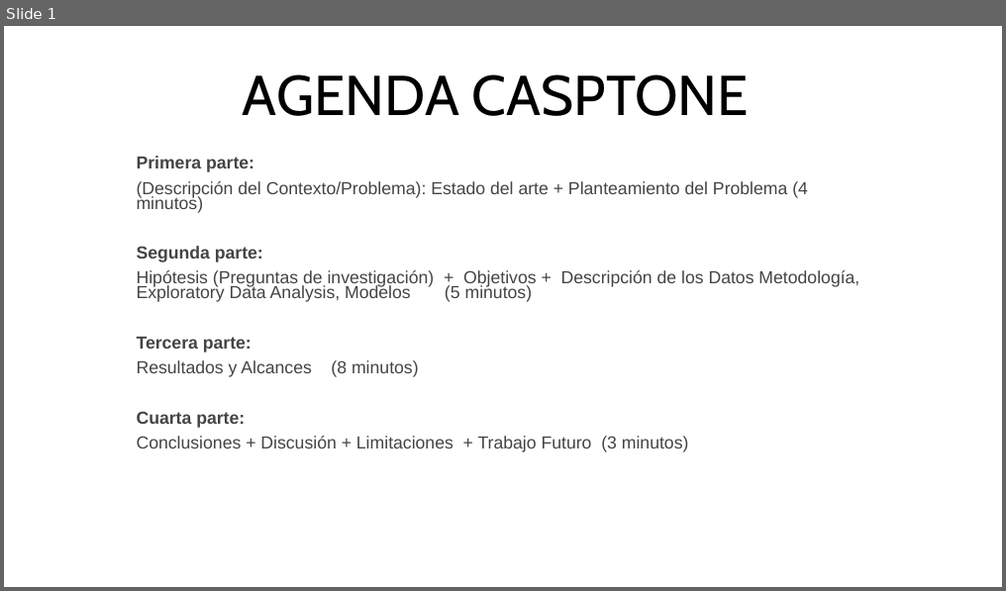
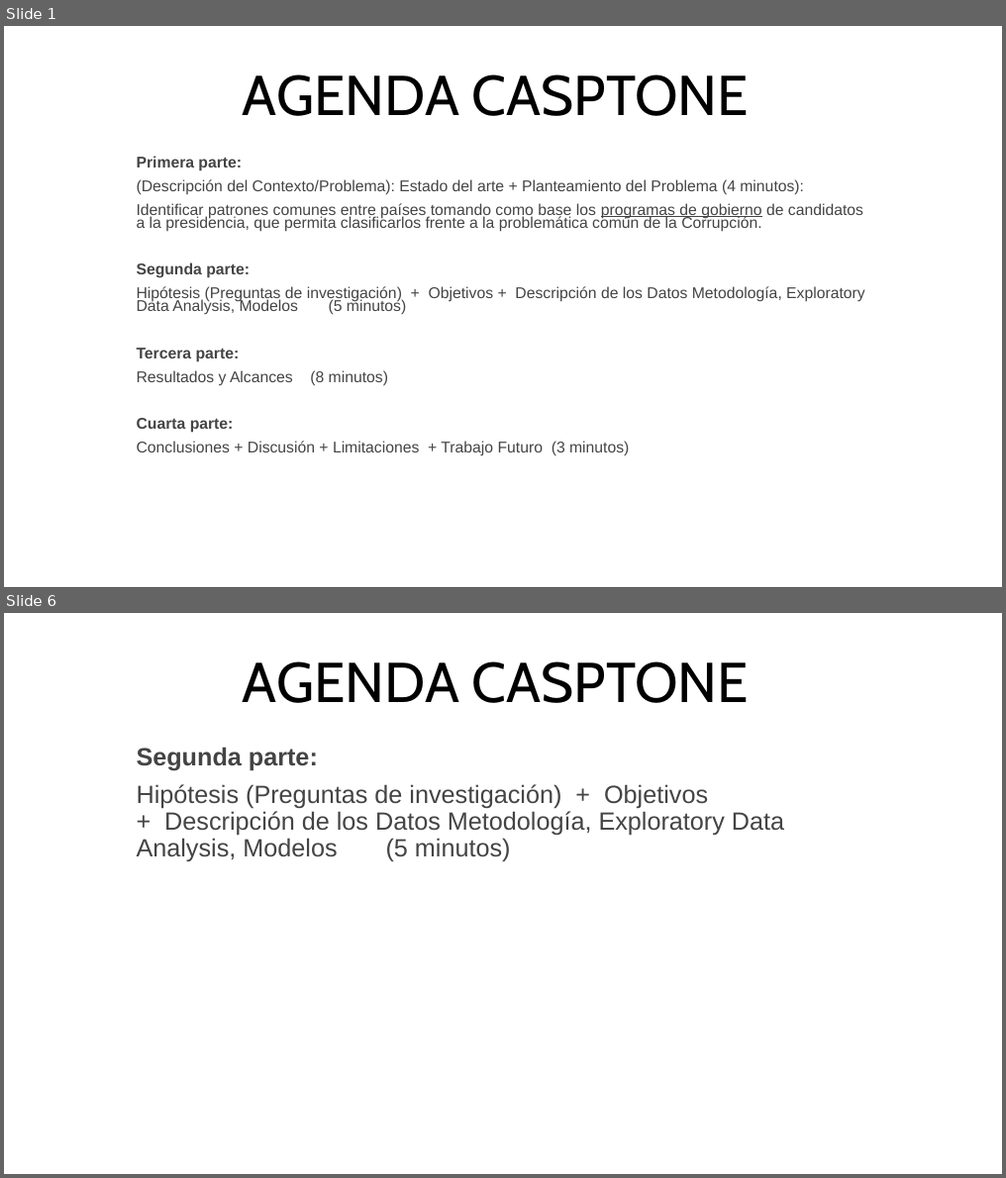
Before and after one commit to MatiasBunsterRaby/Capstone_git, a slide deck: Pres Capstone MBunster.pptx. Shown one above the other, each under a label of ours: slide 1 before the commit, slides 1 and 6 after it; the slides between them are not shown. The pictures are 1006x591 and 1006x1178 pixels, drawn with LibreOffice and Linux fonts; fonts in the diff are those of the drawing. Boxes give left, top, right and bottom in pixels: in the first picture for what was removed or moved away, otherwise in the second. Text is boxed around its words. In the diff, an @@ line names an element or a change of style, - is before the commit and + after.

Commit message:
Trabajo en la ppt final

```diff
--- a/Pres Capstone MBunster.pptx
+++ b/Pres Capstone MBunster.pptx
@@ slide 6 added at <box>4,613,1002,1174</box>, background #FFFFFF @@
@@ title added at <box>243,662,748,703</box>, 54 pt, text #000000 @@
+AGENDA CASPTONE
@@ subtitle added at <box>137,747,784,862</box>, 24 pt, text #444444 @@
+Segunda parte:
+Hipótesis (Preguntas de investigación) + Objetivos + Descripción de los Datos Metodología, Exploratory Data Analysis, Modelos (5 minutos)
@@ slide 1 changed as well @@
@@ subtitle at <box>137,156,865,457</box>: size 16.8 to 15 pt in "Primera parte:", "Segunda parte:", "Hipótesis (Preguntas de investigación) + Objetivos + ...", "Tercera parte:" and 3 more places @@
@@ subtitle at <box>137,179,863,232</box>: text changed; size 16.8 to 15 pt @@
-(Descripción del Contexto/Problema): Estado del arte + Planteamiento del Problema (4 minutos)
+(Descripción del Contexto/Problema): Estado del arte + Planteamiento del Problema (4 minutos):
+Identificar patrones comunes entre países tomando como base los programas de gobierno de candidatos a la presidencia, que permita clasificarlos frente a la problemática común de la Corrupción.
```
Also in this commit, not shown: 6 other slides added, 6 other files.
